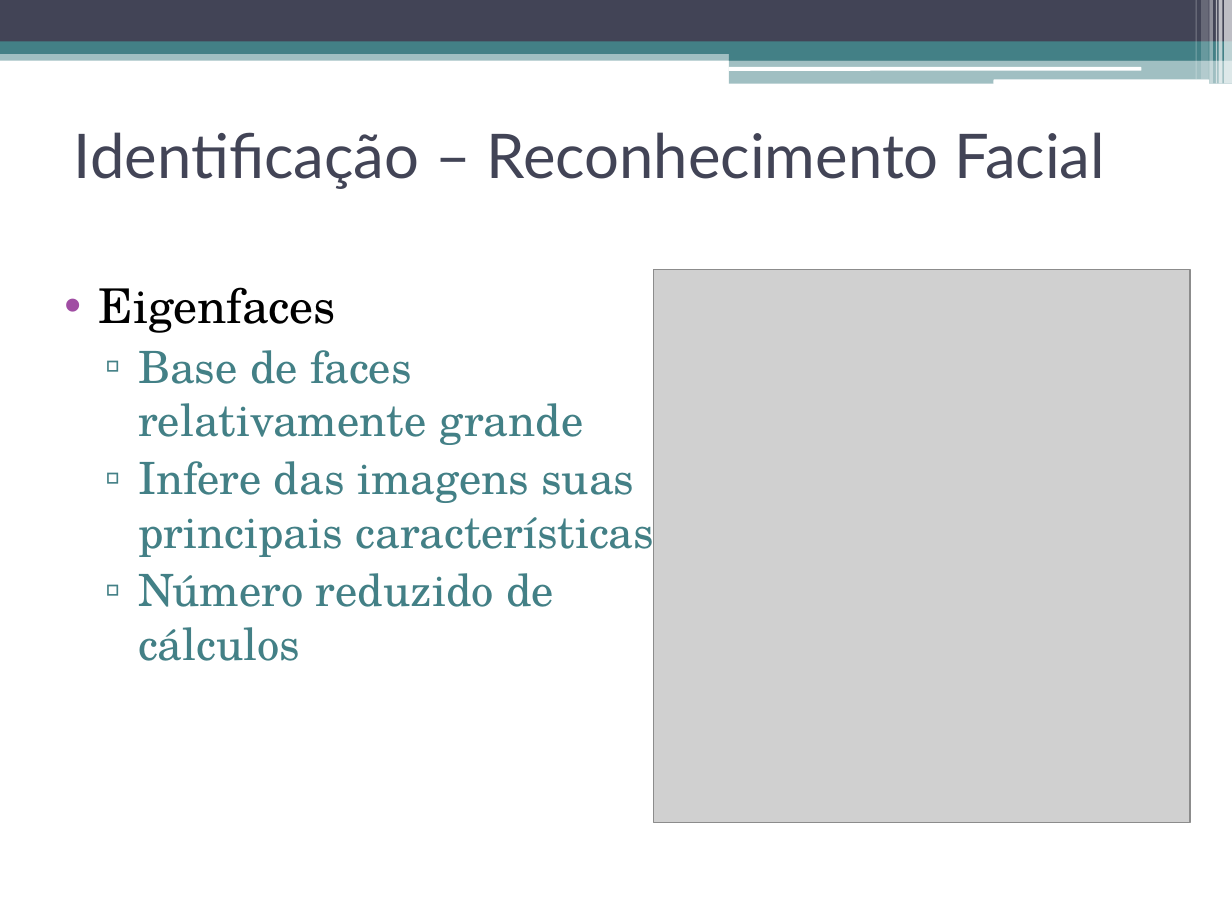
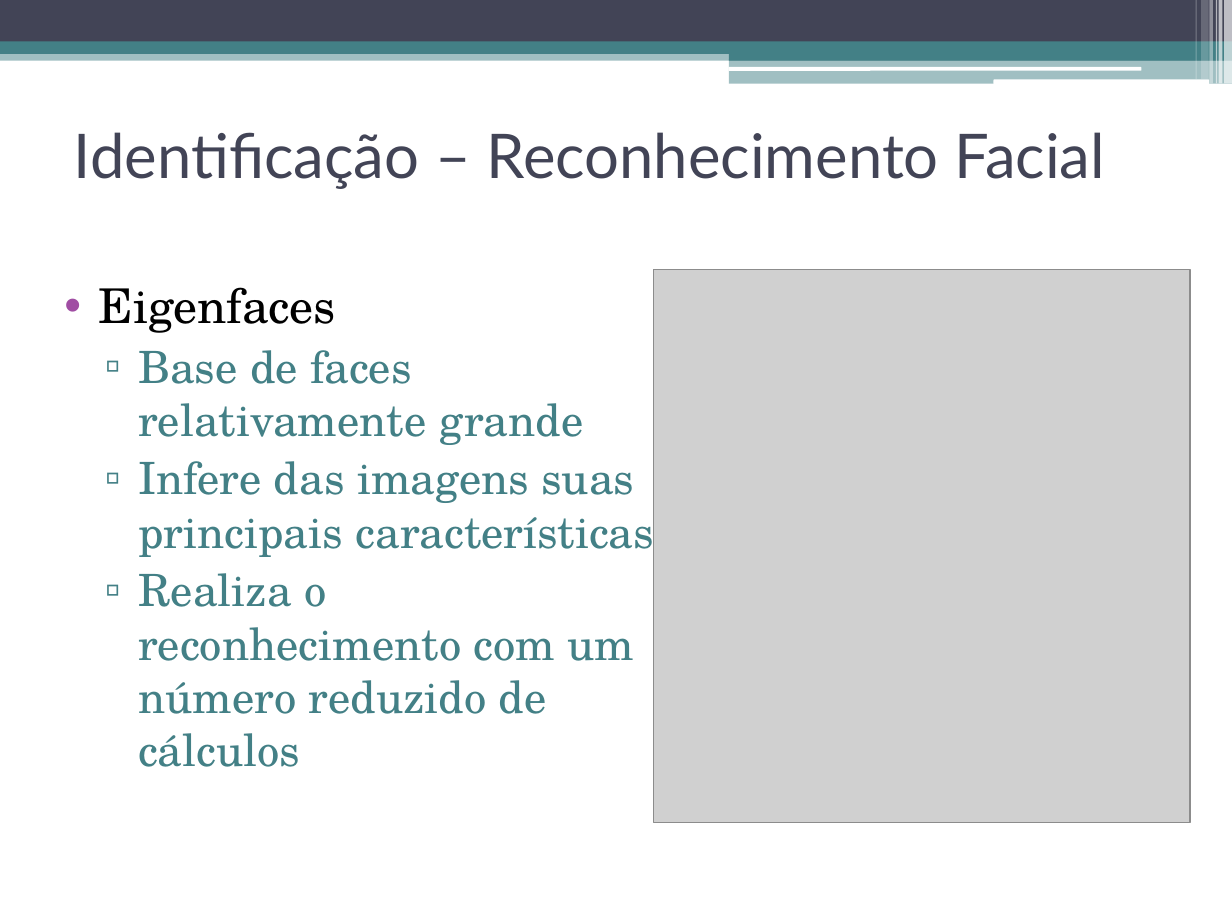
Before and after one commit to talesporto/Artigo-TRUE-SBCUP, a slide deck: slide 8 of apresentacao/ApresentacaoSBCUP.pptx. Drawn at 1232x924 pixels with LibreOffice and Linux fonts; fonts in the diff are those of the drawing; grey boxes stand for pictures. Boxes give left, top, right and bottom in pixels: in the first picture for what was removed or moved away, otherwise in the second. Text is boxed around its words. In the diff, an @@ line names an element or a change of style, - is before the commit and + after.

```diff
--- a/apresentacao/ApresentacaoSBCUP.pptx
+++ b/apresentacao/ApresentacaoSBCUP.pptx
@@ text at [138,573,635,767]: text changed @@
-  ▫ Número reduzido de cálculos
+  ▫ Realiza o reconhecimento com um número reduzido de cálculos
```
Also in this commit, not shown: 2 other slides changed.
